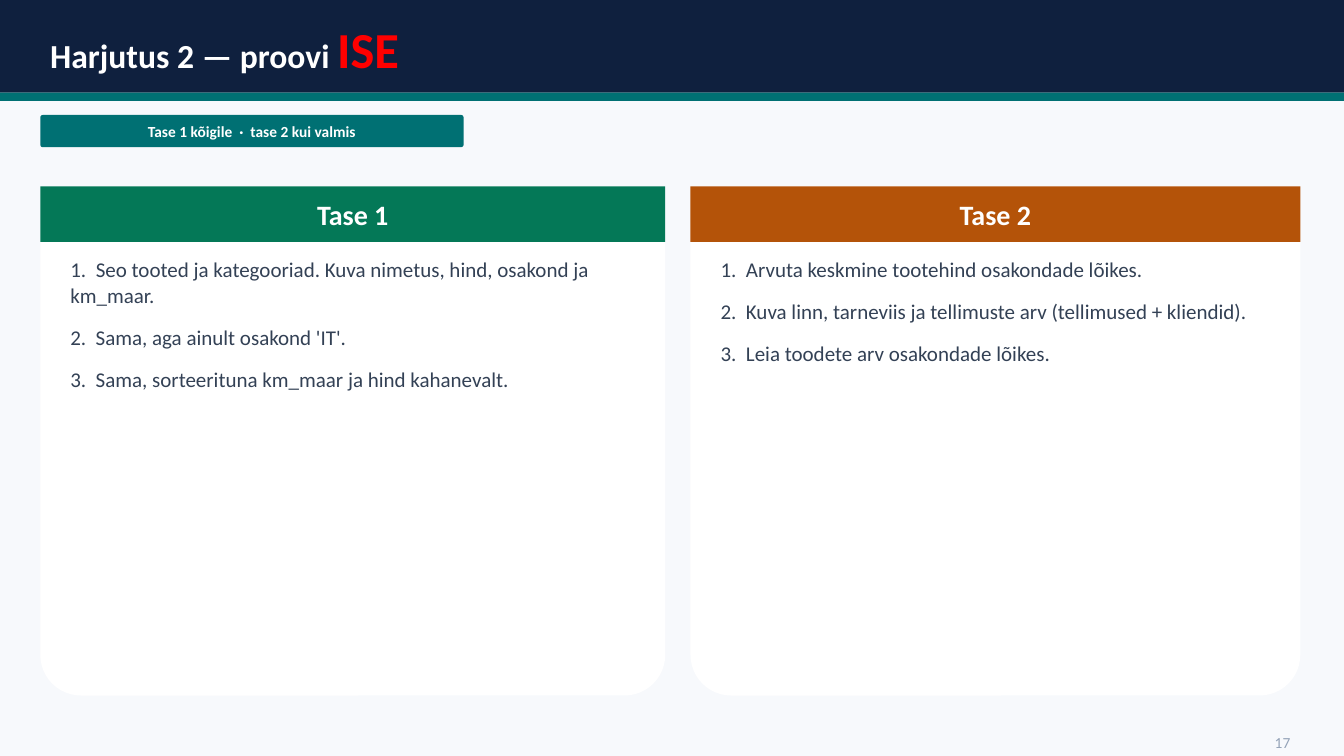
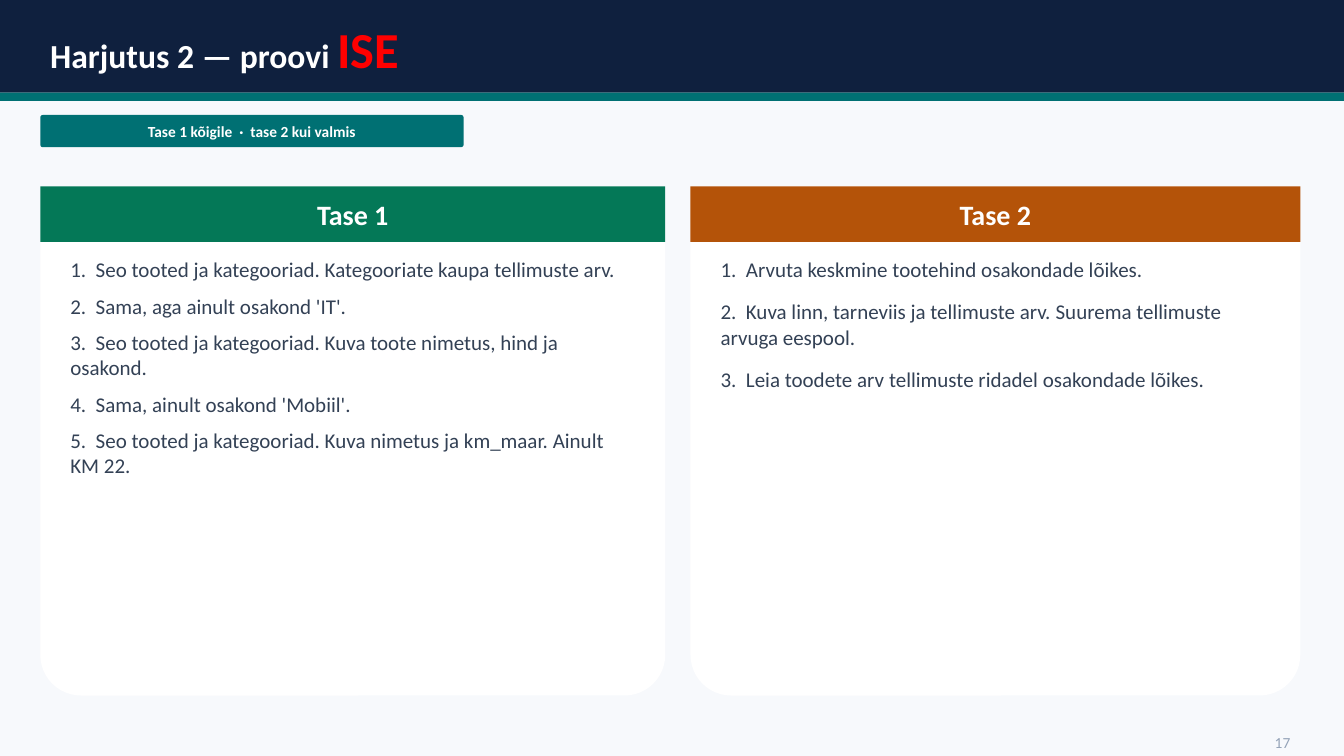
Before and after one commit to emilieabel/andmetarkus, a slide deck: slide 16 of Materjalid/Day8 SQL/8-paev-andmetarkus-esitlus.pptx (slide 14 before the commit). Drawn at 1344x756 pixels with LibreOffice and Linux fonts; fonts in the diff are those of the drawing. Boxes give left, top, right and bottom in pixels: in the first picture for what was removed or moved away, otherwise in the second. Text is boxed around its words. In the diff, an @@ line names an element or a change of style, - is before the commit and + after.

```diff
--- a/Materjalid/Day8 SQL/8-paev-andmetarkus-esitlus.pptx
+++ b/Materjalid/Day8 SQL/8-paev-andmetarkus-esitlus.pptx
@@ text at bbox=[70, 262, 615, 281]: text changed @@
-1. Seo tooted ja kategooriad. Kuva nimetus, hind, osakond ja km_maar.
+1. Seo tooted ja kategooriad. Kategooriate kaupa tellimuste arv.
@@ text at bbox=[70, 299, 346, 318]: less space between paragraphs @@
@@ text at bbox=[721, 304, 1221, 387]: text changed @@
-2. Kuva linn, tarneviis ja tellimuste arv (tellimused + kliendid).
-3. Leia toodete arv osakondade lõikes.
+2. Kuva linn, tarneviis ja tellimuste arv. Suurema tellimuste arvuga eespool.
+3. Leia toodete arv tellimuste ridadel osakondade lõikes.
@@ text at bbox=[70, 335, 604, 473]: text changed @@
-3. Sama, sorteerituna km_maar ja hind kahanevalt.
+3. Seo tooted ja kategooriad. Kuva toote nimetus, hind ja osakond.
+4. Sama, ainult osakond 'Mobiil'.
+5. Seo tooted ja kategooriad. Kuva nimetus ja km_maar. Ainult KM 22.
```
Also in this commit, not shown: 17 other slides changed, 20 slides added, 5 slides removed, 7 other files.
